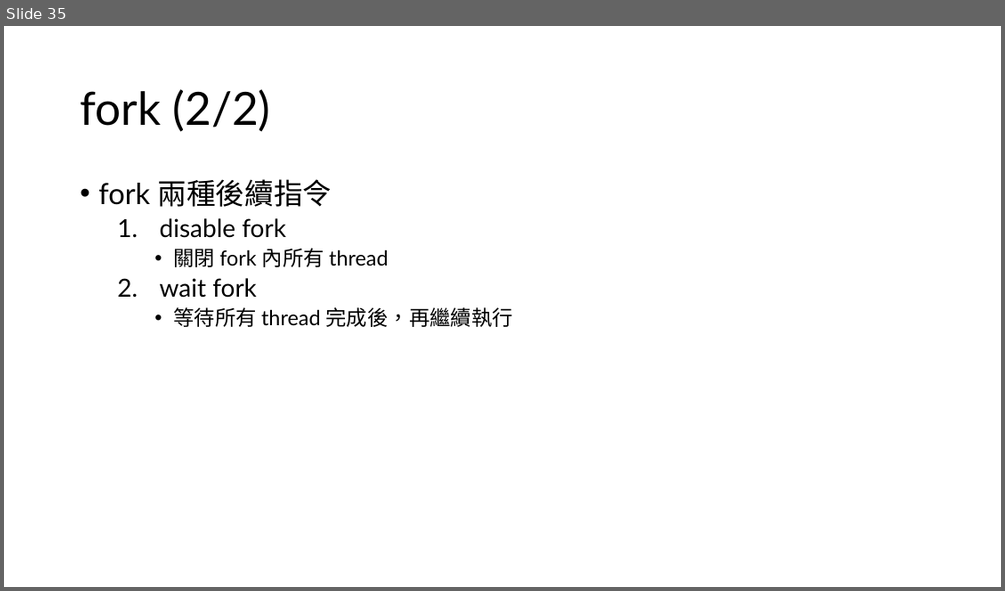
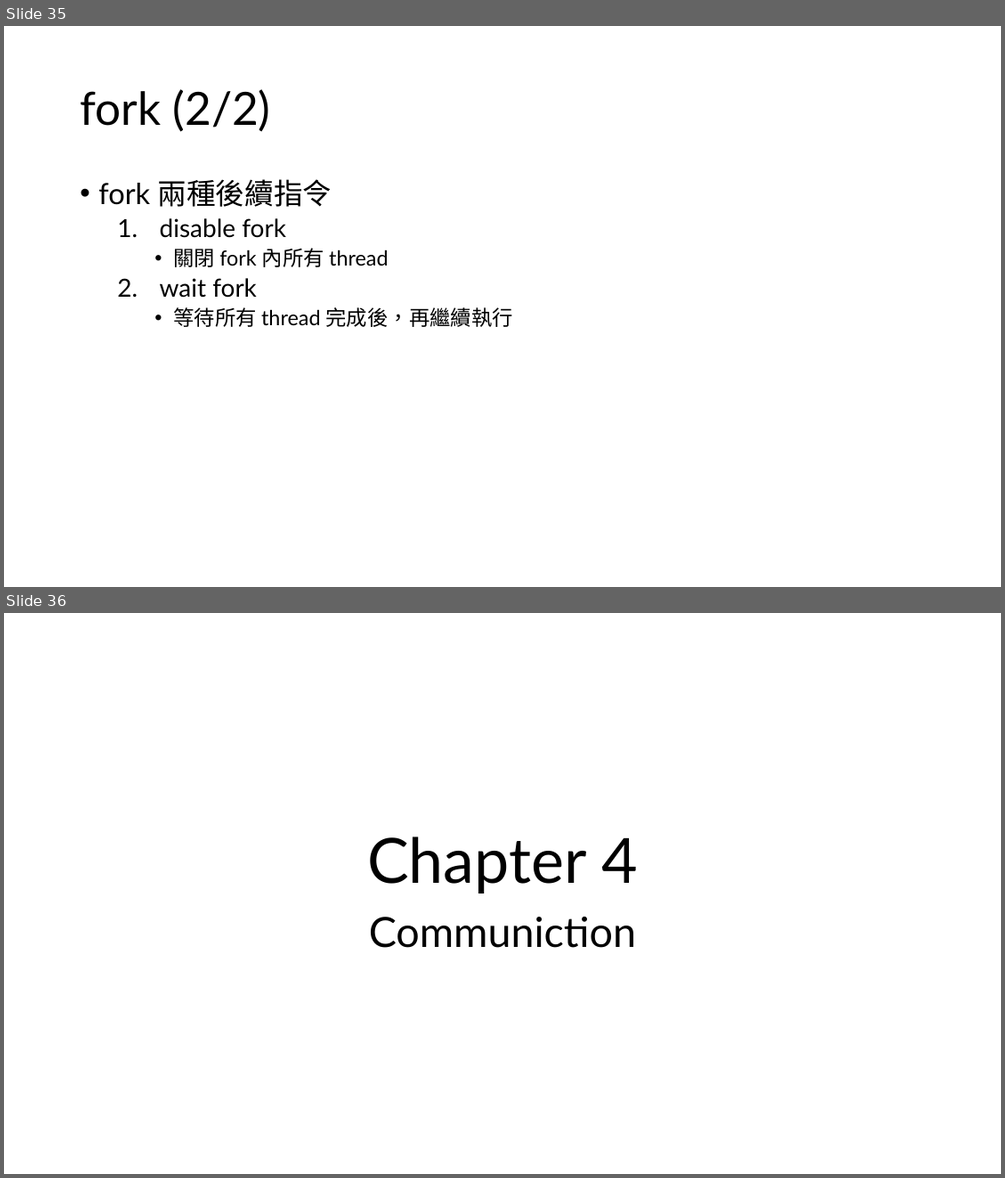
Before and after one commit to s9001055/DV_learning, a slide deck: SystemVerilog_語法學習.pptx. Shown one above the other, each under a label of ours: slide 35 before the commit, slides 35 and 36 after it. The pictures are 1005x591 and 1005x1178 pixels, drawn with LibreOffice and Linux fonts; fonts in the diff are those of the drawing. Boxes give left, top, right and bottom in pixels: in the first picture for what was removed or moved away, otherwise in the second. Text is boxed around its words. In the diff, an @@ line names an element or a change of style, - is before the commit and + after.

```diff
--- a/SystemVerilog_語法學習.pptx
+++ b/SystemVerilog_語法學習.pptx
@@ slide 36 added at box(4, 613, 1001, 1174), background #FFFFFF @@
@@ title added at box(367, 836, 638, 893), 60 pt, text #000000 @@
+Chapter 4
@@ subtitle added at box(369, 916, 636, 948), 40 pt, text #000000 @@
+Communiction
```
Also in this commit, not shown: 1 slide changed, 6 other slides added, 3 other files.
